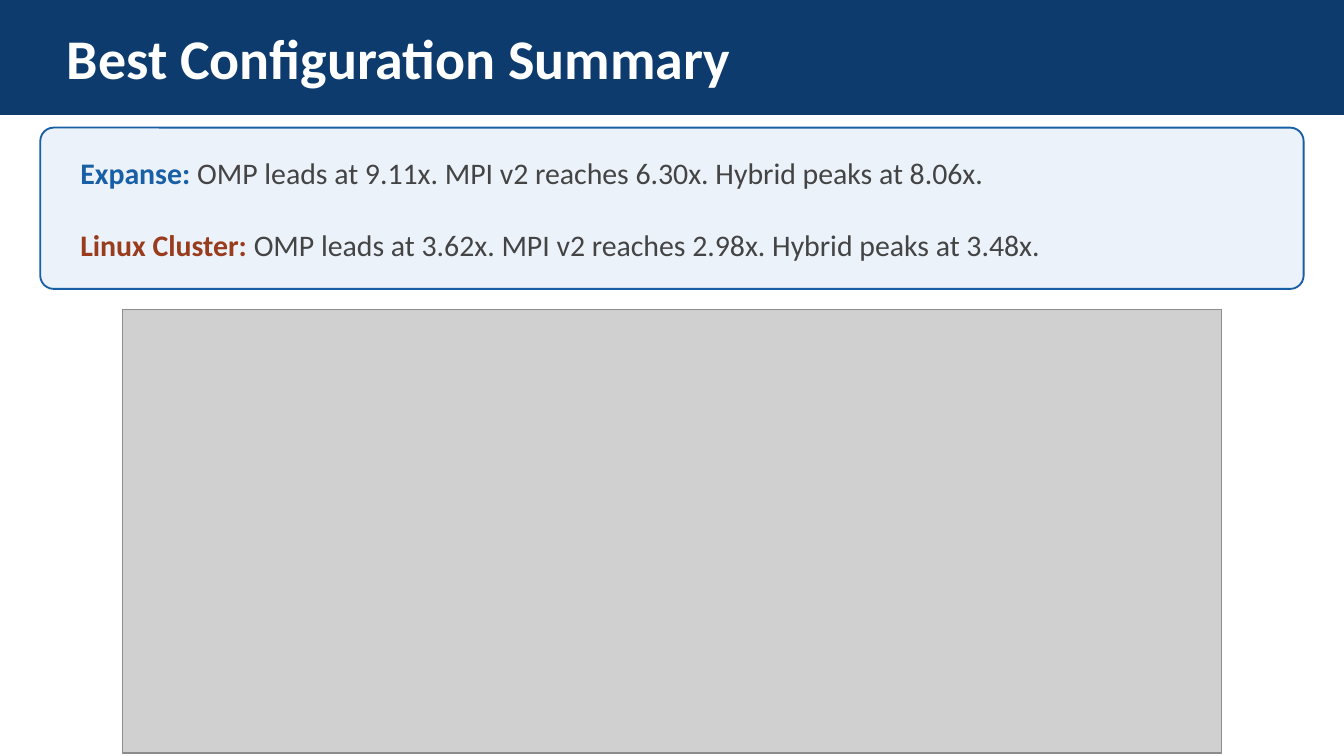
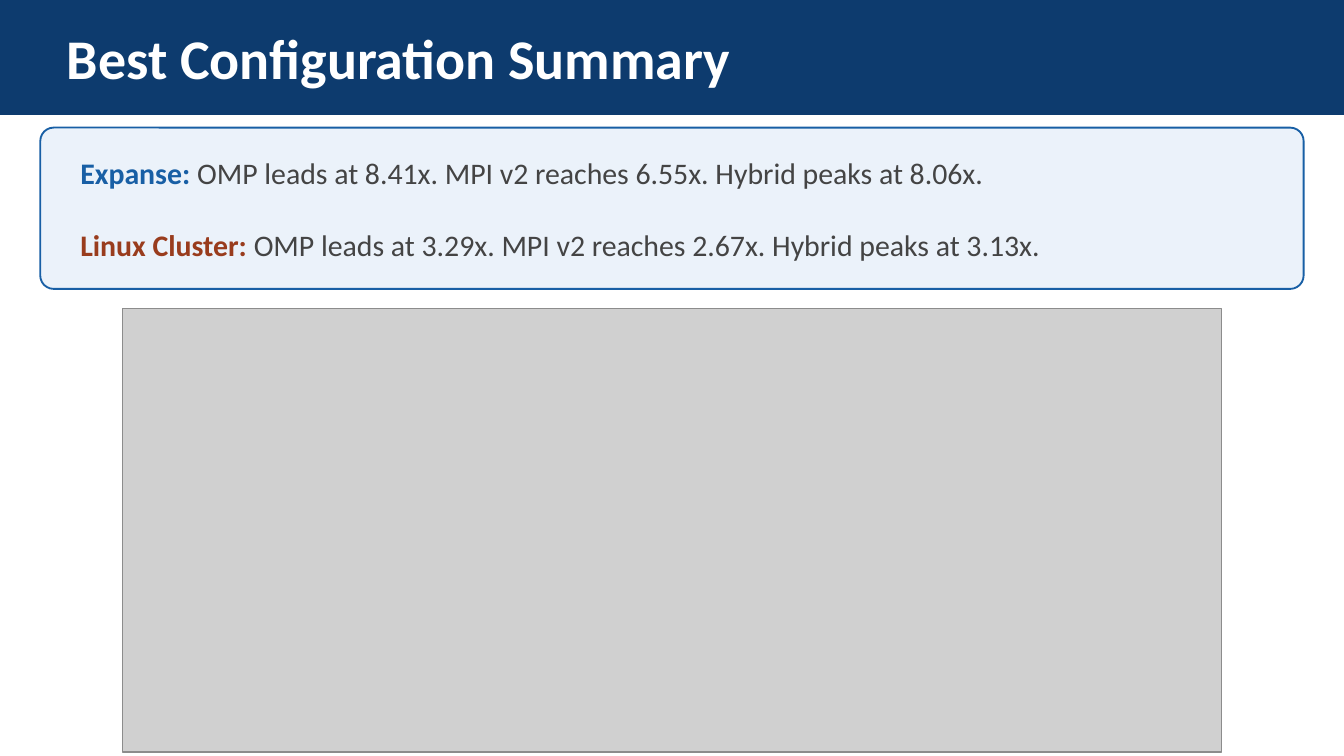
Before and after one commit to jhffmn82/IT388_parallel_processing_bayesian_classifier, a slide deck: slide 21 of IT388_ParallelNaiveBayes_Final.pptx. Drawn at 1344x756 pixels with LibreOffice and Linux fonts; fonts in the diff are those of the drawing; grey boxes stand for pictures. Boxes give left, top, right and bottom in pixels: in the first picture for what was removed or moved away, otherwise in the second. Text is boxed around its words. In the diff, an @@ line names an element or a change of style, - is before the commit and + after.

```diff
--- a/IT388_ParallelNaiveBayes_Final.pptx
+++ b/IT388_ParallelNaiveBayes_Final.pptx
@@ text at [80, 163, 1039, 261]: text changed @@
-Expanse: OMP leads at 9.11x. MPI v2 reaches 6.30x. Hybrid peaks at 8.06x.
-Linux Cluster: OMP leads at 3.62x. MPI v2 reaches 2.98x. Hybrid peaks at 3.48x.
+Expanse: OMP leads at 8.41x. MPI v2 reaches 6.55x. Hybrid peaks at 8.06x.
+Linux Cluster: OMP leads at 3.29x. MPI v2 reaches 2.67x. Hybrid peaks at 3.13x.
```
Also in this commit, not shown: 12 other slides changed, 51 other files.
